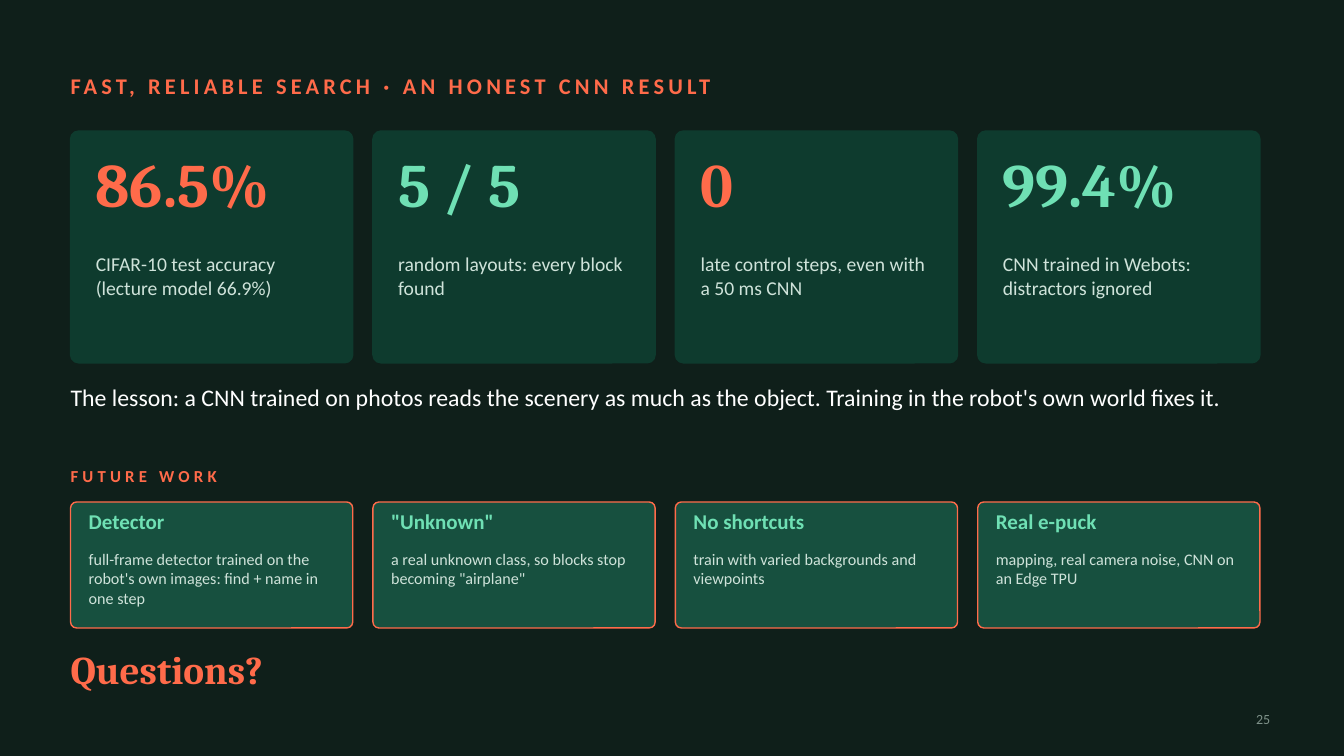
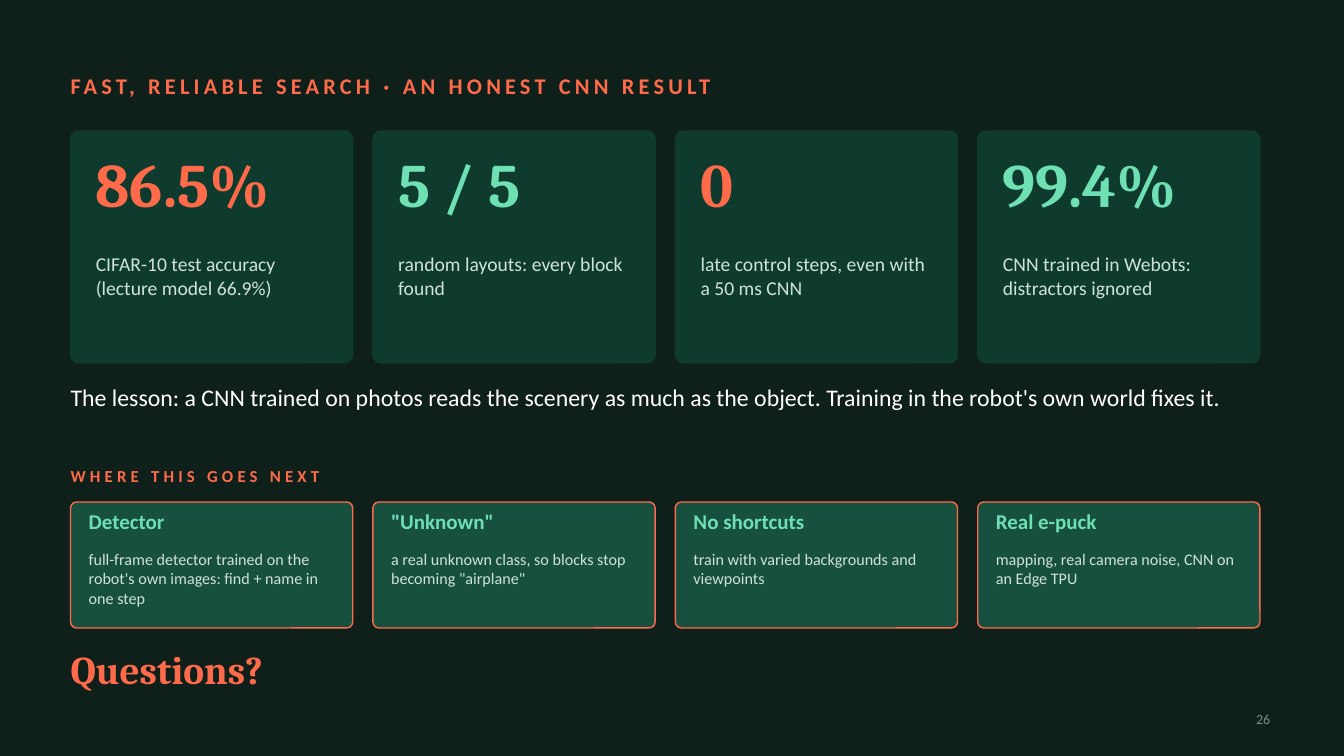
Before and after one commit to kris072008/webots-cnn-colour-detection, a slide deck: slide 26 of report/Krishna_Mahajan_106wucww_Part2_Presentation.pptx (slide 25 before the commit). Drawn at 1344x756 pixels with LibreOffice and Linux fonts; fonts in the diff are those of the drawing. Boxes give left, top, right and bottom in pixels: in the first picture for what was removed or moved away, otherwise in the second. Text is boxed around its words. In the diff, an @@ line names an element or a change of style, - is before the commit and + after.

Commit message:
Slides: Colab slide with notebook screenshots; closing label reworded

```diff
--- a/report/Krishna_Mahajan_106wucww_Part2_Presentation.pptx
+++ b/report/Krishna_Mahajan_106wucww_Part2_Presentation.pptx
@@ text at (x1=71, y1=471, x2=319, y2=482): text changed @@
-FUTURE WORK
+WHERE THIS GOES NEXT
@@ page number at (x1=1256, y1=714, x2=1270, y2=724): text changed @@
-25
+26
```
Also in this commit, not shown: 2 other slides changed, 1 slide added, 1 other file.
